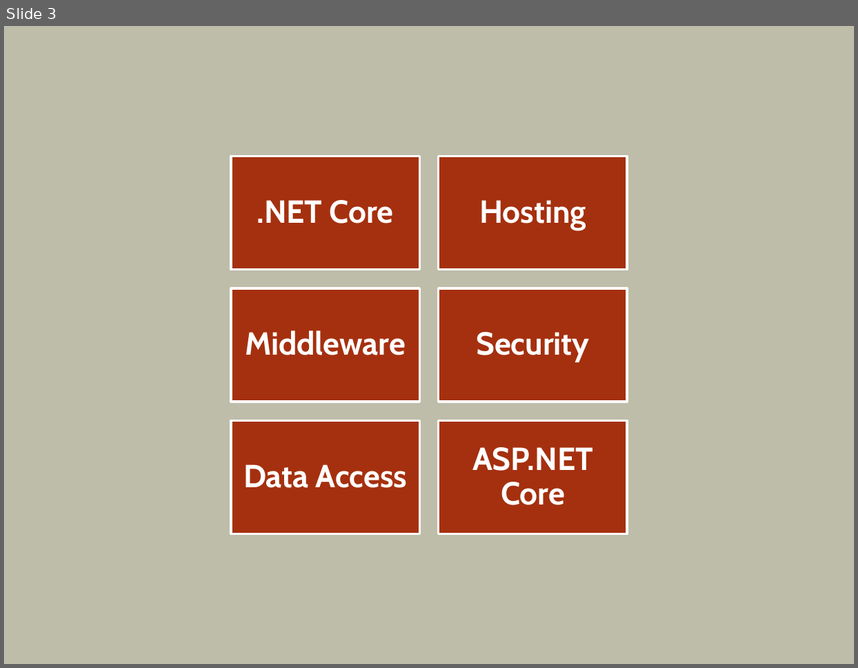
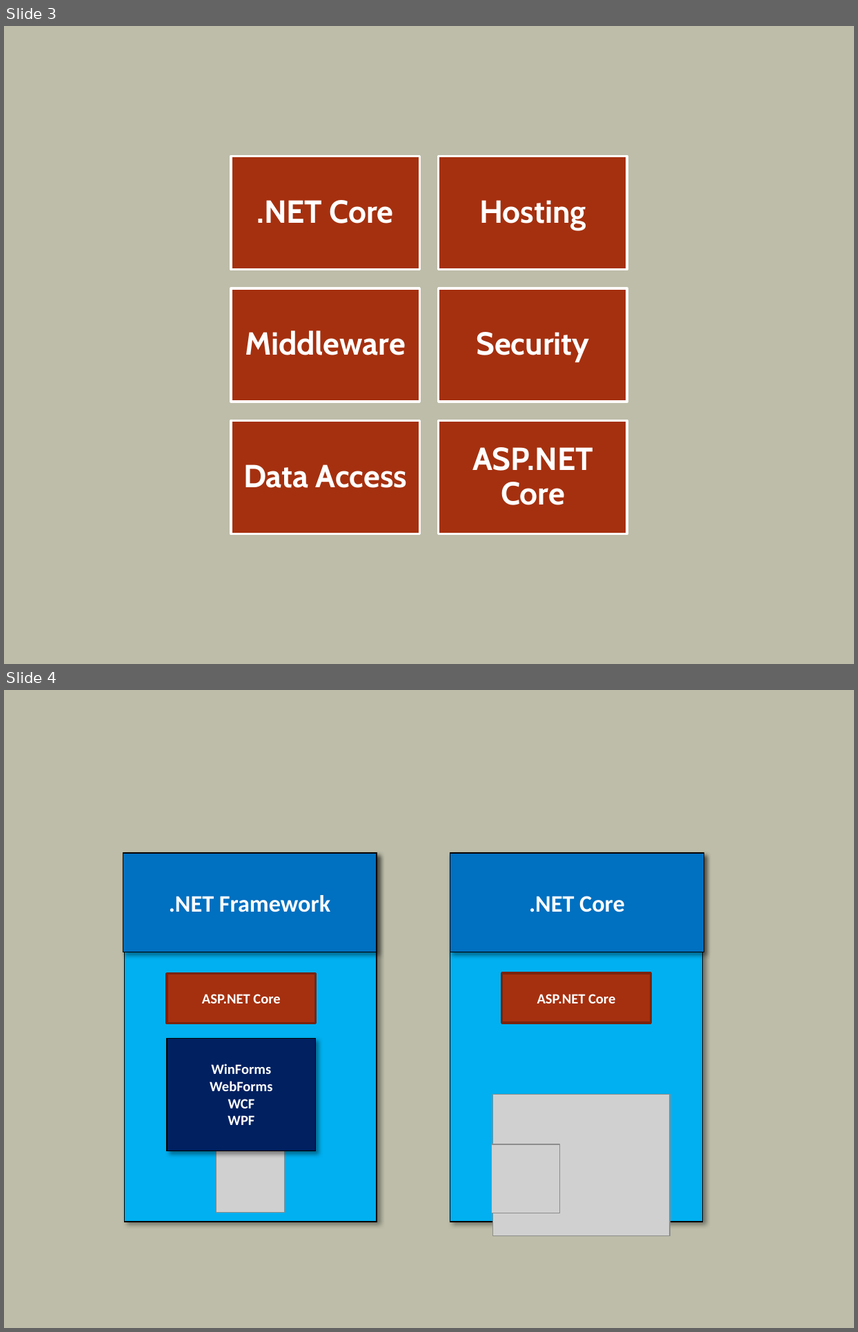
Before and after one commit to OdeToCode/classes, a slide deck: assorted/aspnetcore_enterprise.pptx. Shown one above the other, each under a label of ours: slide 3 before the commit, slides 3 and 4 after it. The pictures are 858x668 and 858x1332 pixels, drawn with LibreOffice and Linux fonts; fonts in the diff are those of the drawing; grey boxes stand for pictures; background and template pictures are left out. Boxes give left, top, right and bottom in pixels: in the first picture for what was removed or moved away, otherwise in the second. Text is boxed around its words. In the diff, an @@ line names an element or a change of style, - is before the commit and + after.

```diff
--- a/assorted/aspnetcore_enterprise.pptx
+++ b/assorted/aspnetcore_enterprise.pptx
@@ slide 4 added at (x1=4, y1=690, x2=854, y2=1328), background #BDBDA9 @@
@@ rectangle added at (x1=123, y1=854, x2=377, y2=953), fill #0070C0, outline #000000 0.75 pt, 20 pt, text #FFFFFF, bold @@
+.NET Framework
@@ rectangle added at (x1=125, y1=854, x2=377, y2=1221), fill #00B0F0, outline #000000 0.75 pt @@
@@ rectangle added at (x1=450, y1=854, x2=703, y2=1221), fill #00B0F0, outline #000000 0.75 pt @@
@@ rectangle added at (x1=450, y1=854, x2=704, y2=953), fill #0070C0, outline #000000 0.75 pt, 20 pt, text #FFFFFF, bold @@
+.NET Core
@@ rectangle added at (x1=168, y1=973, x2=316, y2=1023), fill #A5300F, outline #7A240B 2 pt, 12 pt, text #FFFFFF, bold @@
+ASP.NET Core
@@ rectangle added at (x1=502, y1=973, x2=651, y2=1023), fill #A5300F, outline #7A240B 2 pt, 12 pt, text #FFFFFF, bold @@
+ASP.NET Core
@@ rectangle added at (x1=168, y1=1038, x2=316, y2=1150), fill #002060, outline #000000 0.75 pt, 12 pt, text #FFFFFF, bold @@
+WinForms
+WebForms
+WCF
+WPF
@@ picture added at (x1=493, y1=1094, x2=670, y2=1236) @@
@@ picture added at (x1=217, y1=1143, x2=286, y2=1212) @@
@@ picture added at (x1=491, y1=1144, x2=560, y2=1213) @@
```
Also in this commit, not shown: 1 other slide added, 2 other files.
